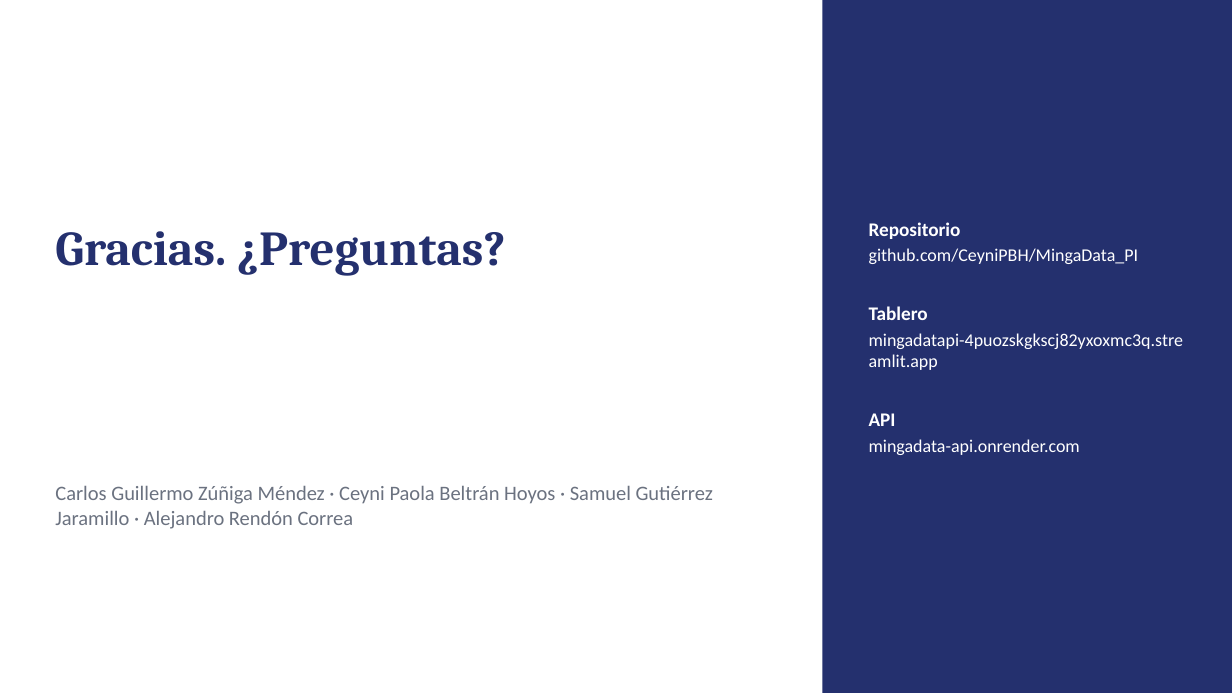
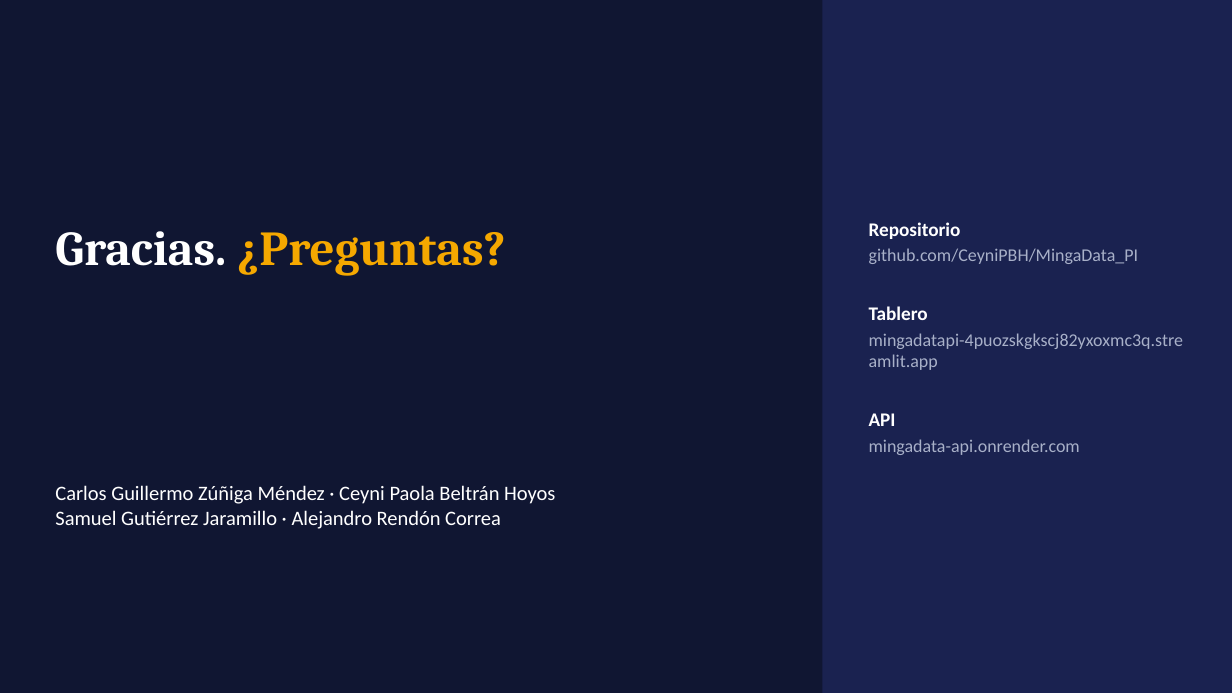
Before and after one commit to CeyniPBH/MingaData_PI, a slide deck: slide 18 of docs/informe_final/Sustentacion_MingaData.pptx. Drawn at 1232x693 pixels with LibreOffice and Linux fonts; fonts in the diff are those of the drawing; background and template pictures are left out. Boxes give left, top, right and bottom in pixels: in the first picture for what was removed or moved away, otherwise in the second. Text is boxed around its words. In the diff, an @@ line names an element or a change of style, - is before the commit and + after.

```diff
--- a/docs/informe_final/Sustentacion_MingaData.pptx
+++ b/docs/informe_final/Sustentacion_MingaData.pptx
@@ background #FFFFFF to #101632 @@
@@ rectangle at [823,0,1232,693]: fill #24306E to #1A2250 @@
@@ title "Gracias. ¿Preguntas?" at [55,231,506,276]: text colour #24306E to #FFFFFF in "Gracias."; text colour #24306E to #F5A800 in "¿Preguntas?" @@
@@ text at [869,248,1183,455]: text colour #FFFFFF to #A8B0C8 in "github.com/CeyniPBH/MingaData_PI", "mingadatapi-4puozskgkscj82yxoxmc3q.streamlit.app", "mingadata-api.onrender.com" @@
@@ text at [55,485,555,529]: text changed; text colour #6B7280 to #FFFFFF @@
-Carlos Guillermo Zúñiga Méndez · Ceyni Paola Beltrán Hoyos · Samuel Gutiérrez Jaramillo · Alejandro Rendón Correa
+Carlos Guillermo Zúñiga Méndez · Ceyni Paola Beltrán Hoyos
+Samuel Gutiérrez Jaramillo · Alejandro Rendón Correa
```
Also in this commit, not shown: 17 other slides changed, 3 other files.
